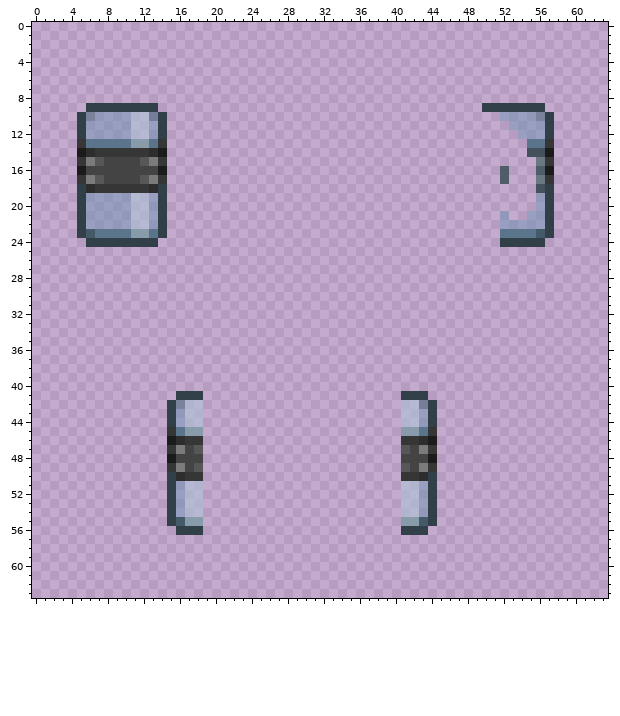
Pixel-art sprite, stored at Resources/Textures/Objects/Weapons/Melee/shields.rsi/riot-inhand-right.png. The picture above was drawn from the file before the commit.
The file is 64x64 pixels. Colours within 5 levels of each other are drawn and written as one.
The same view after the edit:
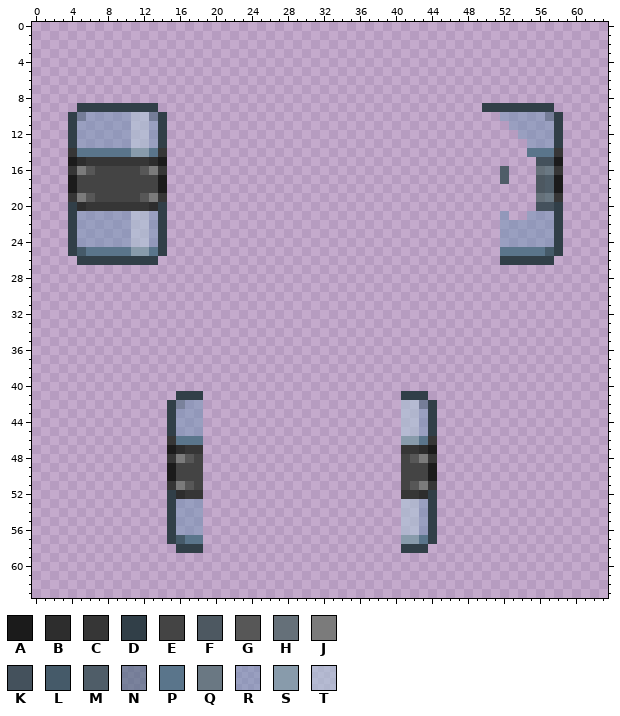
Palette (. is transparent): A #1b1b1b  B #2d2d2d  C #363636  D #313f48  E #444444  F #4d5861  G #575757  H #657079  J #7b7b7b  K #44515c  L #455a69  M #4f5d68  N #526d82a6  P #5a758b  Q #6a7883  R #6e94b47f  S #889bab  T #adc3d5a3
Commit message: new sprites for riot shield and ballistic shield
Diff:
@@ x 0..63 @@
  8 ................................................................
- 9 ......DDDDDDDD....................................DDDDDDD.......
-10 .....DNRRRRTTND.....................................RRRRND......
-11 .....DRRRRRTTRD......................................RRRRD......
-12 .....DRRRRRTTRD.......................................RRRD......
-13 .....CPPPPPSSPC........................................PPC......
-14 .....ABCCCCCCBA........................................KKA......
-15 .....CJGEEEEGJC.........................................QC......
-16 .....AEEEEEEEEA.....................................M...MA......
-17 .....CJGEEEEGJC.....................................M...QC......
-18 .....DBCCCCCCBD.........................................KD......
-19 .....DRRRRRTTRD.........................................RD......
-20 .....DRRRRRTTRD.........................................RD......
-21 .....DRRRRRTTRD.....................................R..RRD......
-22 .....DRRRRRTTRD.....................................RRRRRD......
-23 .....DLPPPPSSPD.....................................PPPPLD......
-24 ......DDDDDDDD......................................DDDDD.......
-25 ................................................................
-26 ................................................................
+ 9 .....DDDDDDDDD....................................DDDDDDDD......
+10 ....DNRRRRRTTND.....................................RRRRRND.....
+11 ....DRRRRRRTTRD......................................RRRRRD.....
+12 ....DRRRRRRTTRD.......................................RRRRD.....
+13 ....DRRRRRRTTRD........................................RRRD.....
+14 ....CPPPPPPSSPC........................................PPPC.....
+15 ....ABCCCCCCCBA.........................................KKA.....
+16 ....CJGEEEEEGJC.....................................M...HQC.....
+17 ....AEEEEEEEEEA.....................................M...FMA.....
+18 ....AEEEEEEEEEA.........................................FMA.....
+19 ....CJGEEEEEGJC.........................................HQC.....
+20 ....DBCCCCCCCBD.........................................KKD.....
+21 ....DRRRRRRTTRD.....................................R..RRRD.....
+22 ....DRRRRRRTTRD.....................................RRRRRRD.....
+23 ....DRRRRRRTTRD.....................................RRRRRRD.....
+24 ....DRRRRRRTTRD.....................................RRRRRRD.....
+25 ....DLPPPPPSSPD.....................................PPPPPLD.....
+26 .....DDDDDDDDD......................................DDDDDD......
 27 ................................................................
@@ x 13..46 @@
 41 ...DDD......................DDD...
-42 ..DNTT......................TTND..
-43 ..DRTT......................TTRD..
-44 ..DRTT......................TTRD..
-45 ..CPSS......................SSPC..
-46 ..ABCC......................CCBA..
-47 ..CJEG......................GEJC..
-48 ..AEEE......................EEEA..
-49 ..CJEG......................GEJC..
-50 ..DBCC......................CCBD..
-51 ..DRTT......................TTRD..
-52 ..DRTT......................TTRD..
-53 ..DRTT......................TTRD..
-54 ..DRTT......................TTRD..
-55 ..DLSS......................SSLD..
-56 ...DDD......................DDD...
-57 ..................................
-58 ..................................
+42 ..DNRR......................TTND..
+43 ..DRRR......................TTRD..
+44 ..DRRR......................TTRD..
+45 ..DRRR......................TTRD..
+46 ..CPPP......................SSPC..
+47 ..ABCC......................CCBA..
+48 ..CJGE......................EGJC..
+49 ..AEEE......................EEEA..
+50 ..AEEE......................EEEA..
+51 ..CJGE......................EGJC..
+52 ..DBCC......................CCBD..
+53 ..DRRR......................TTRD..
+54 ..DRRR......................TTRD..
+55 ..DRRR......................TTRD..
+56 ..DRRR......................TTRD..
+57 ..DLPP......................SSPD..
+58 ...DDD......................DDD...
 59 ..................................
Changed places in both pictures, as pixel boxes (x1, y1, x2, y2):
changed: (68, 103, 167, 265)
changed: (500, 103, 563, 265)
changed: (167, 400, 203, 553)
changed: (401, 427, 437, 553)
